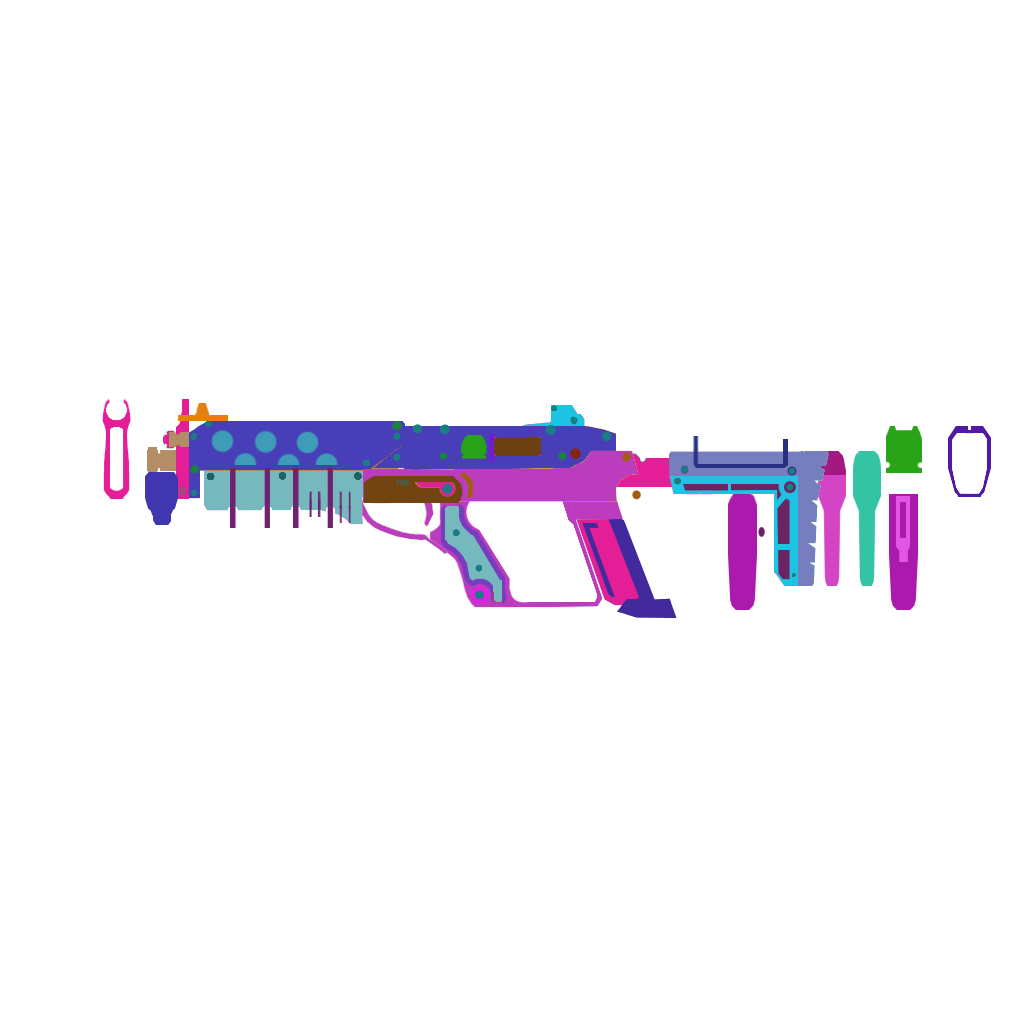
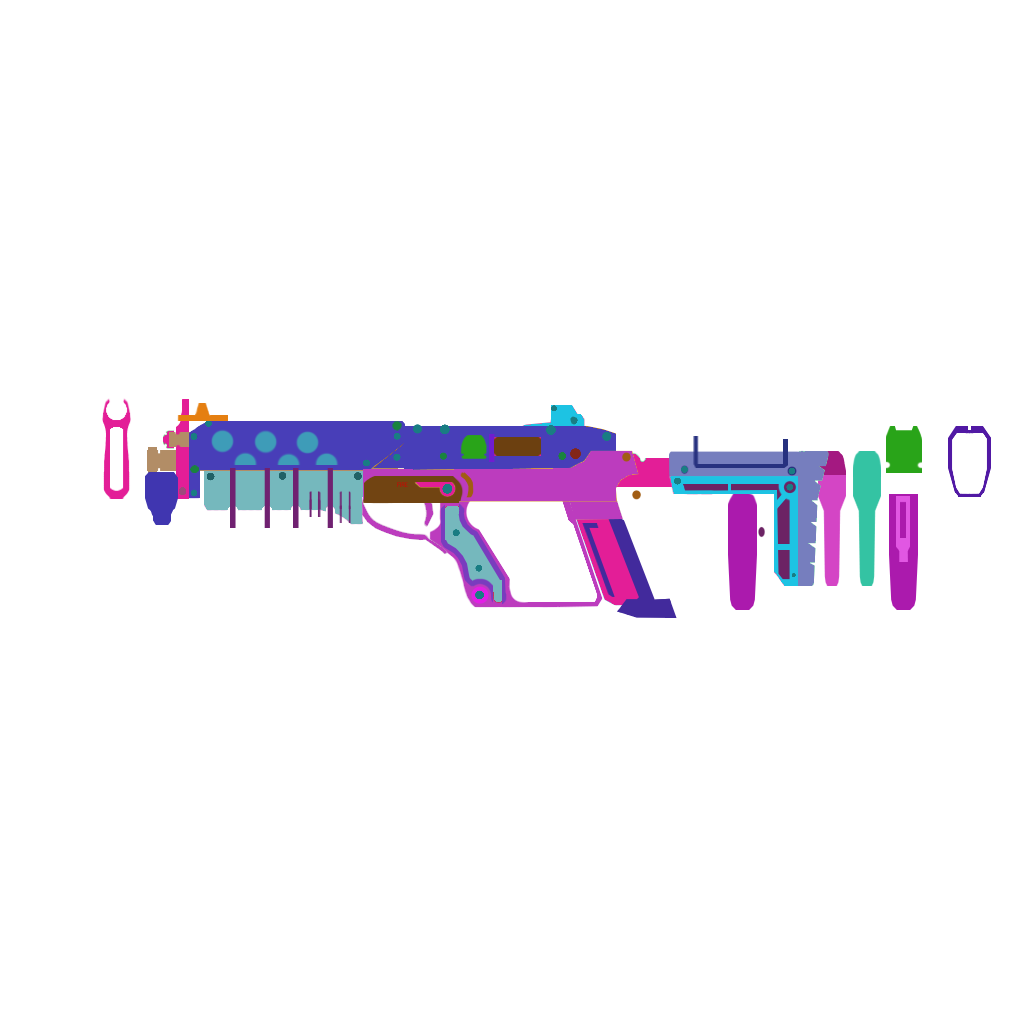
Comparing the layer stacks of the two (1024, 1024) images. Changes:
renamed "SIDE_TEXT1" to "SIDE_TEXT_FIRE", painted on it over 396, 480, 409, 487
